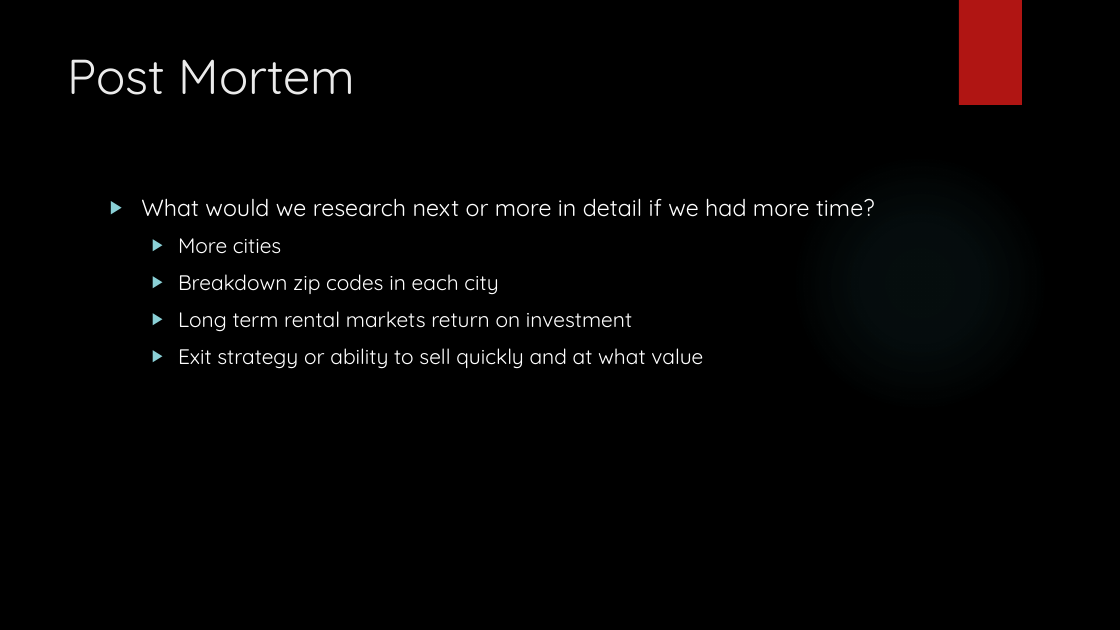
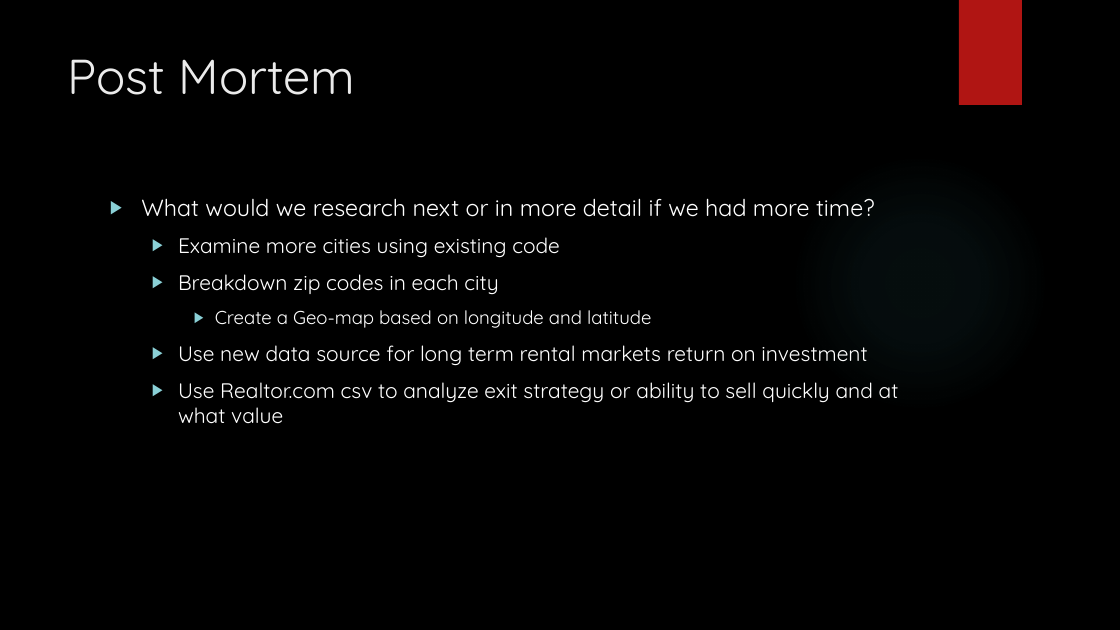
Before and after one commit to chinosamg/Cinco, a slide deck: slide 18 of Team Cinco.pptx. Drawn at 1120x630 pixels with LibreOffice and Linux fonts; fonts in the diff are those of the drawing; background and template pictures are left out. Boxes give left, top, right and bottom in pixels: in the first picture for what was removed or moved away, otherwise in the second. Text is boxed around its words. In the diff, an @@ line names an element or a change of style, - is before the commit and + after.

```diff
--- a/Team Cinco.pptx
+++ b/Team Cinco.pptx
@@ text at (x1=141, y1=198, x2=875, y2=258): text changed @@
-▶ What would we research next or more in detail if we had more time?
-  ▶ More cities
+▶ What would we research next or in more detail if we had more time?
+  ▶ Examine more cities using existing code
@@ text at (x1=178, y1=310, x2=899, y2=424): text changed @@
-  ▶ Long term rental markets return on investment
-  ▶ Exit strategy or ability to sell quickly and at what value
+    ▶ Create a Geo-map based on longitude and latitude
+  ▶ Use new data source for long term rental markets return on investment
+  ▶ Use Realtor.com csv to analyze exit strategy or ability to sell quickly and at what value
```
Also in this commit, not shown: 2 other slides changed.
